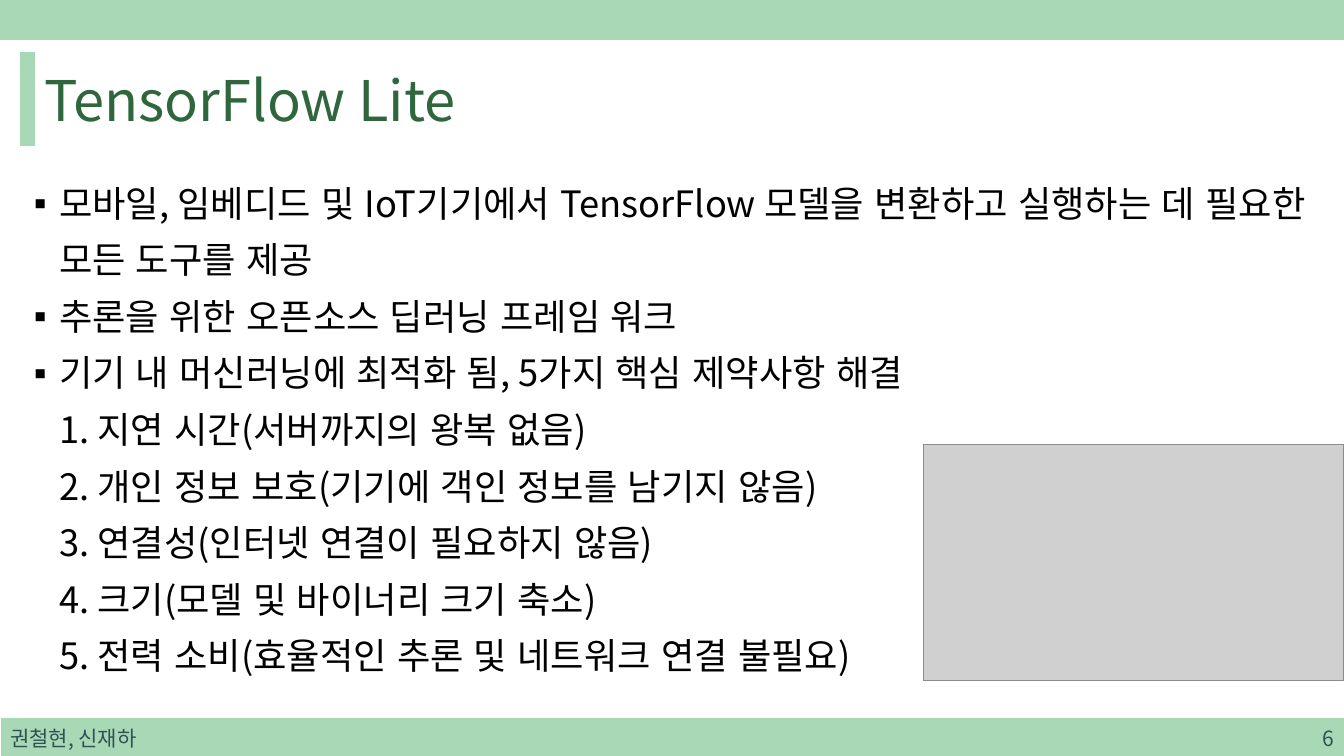
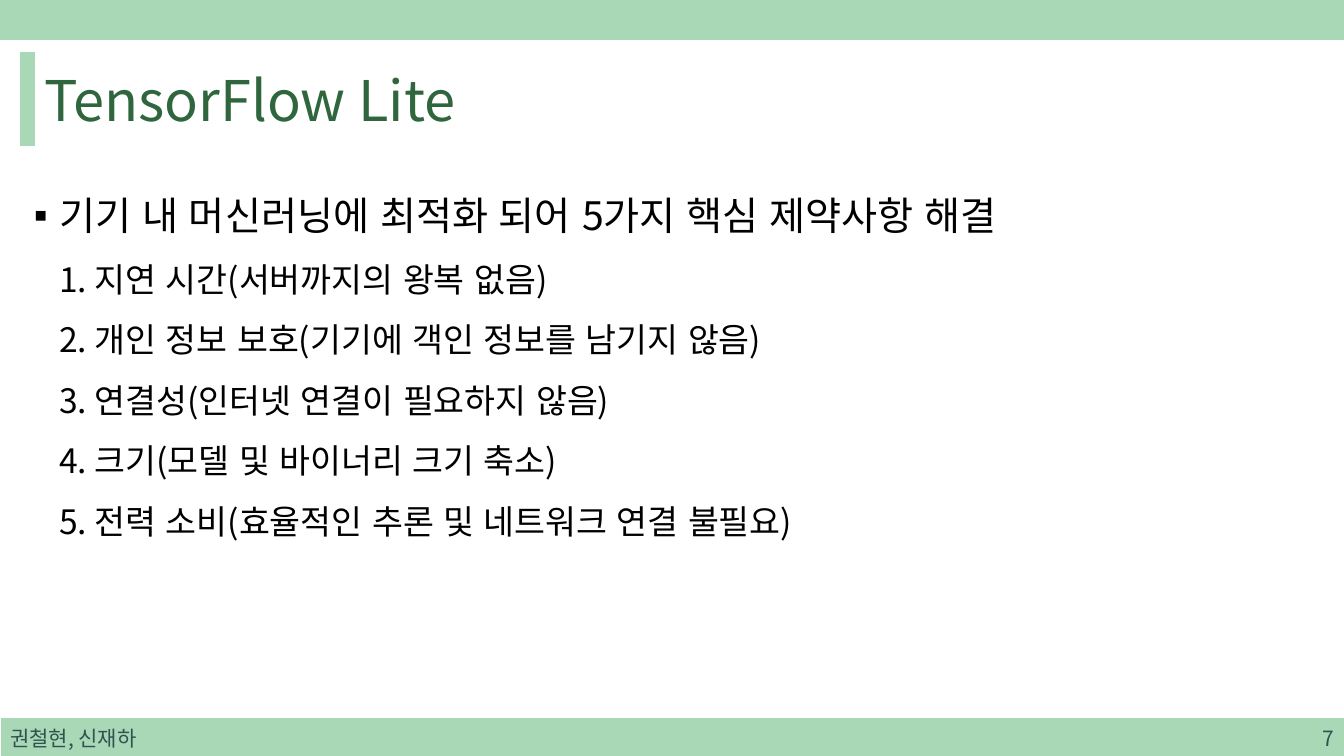
Before and after one commit to sjh4287/capston, a slide deck: slide 7 of 2022.01.07/TensorFlow Lite.pptx (slide 6 before the commit). Drawn at 1344x756 pixels with LibreOffice and Linux fonts; fonts in the diff are those of the drawing; grey boxes stand for pictures. Boxes give left, top, right and bottom in pixels: in the first picture for what was removed or moved away, otherwise in the second. Text is boxed around its words. In the diff, an @@ line names an element or a change of style, - is before the commit and + after.

Commit message:
Update TensorFlow Lite.pptx
ppt 수정

```diff
--- a/2022.01.07/TensorFlow Lite.pptx
+++ b/2022.01.07/TensorFlow Lite.pptx
@@ text at [59,197,997,541]: text changed; size 25.9 to 24 pt @@
-▪ 모바일, 임베디드 및 IoT기기에서 TensorFlow 모델을 변환하고 실행하는 데 필요한 모든 도구를 제공
-▪ 추론을 위한 오픈소스 딥러닝 프레임 워크
-▪ 기기 내 머신러닝에 최적화 됨, 5가지 핵심 제약사항 해결
-  1. 지연 시간(서버까지의 왕복 없음)
-  2. 개인 정보 보호(기기에 객인 정보를 남기지 않음)
-  3. 연결성(인터넷 연결이 필요하지 않음)
-  4. 크기(모델 및 바이너리 크기 축소)
-  5. 전력 소비(효율적인 추론 및 네트워크 연결 불필요)
+▪ 기기 내 머신러닝에 최적화 되어 5가지 핵심 제약사항 해결
+  1. 지연 시간(서버까지의 왕복 없음)
+  2. 개인 정보 보호(기기에 객인 정보를 남기지 않음)
+  3. 연결성(인터넷 연결이 필요하지 않음)
+  4. 크기(모델 및 바이너리 크기 축소)
+  5. 전력 소비(효율적인 추론 및 네트워크 연결 불필요)
@@ picture removed at [924,445,1344,682] @@
@@ page number at [1322,730,1334,746]: text changed @@
-6
+7
```
Also in this commit, not shown: 10 other slides changed, 5 slides added.
